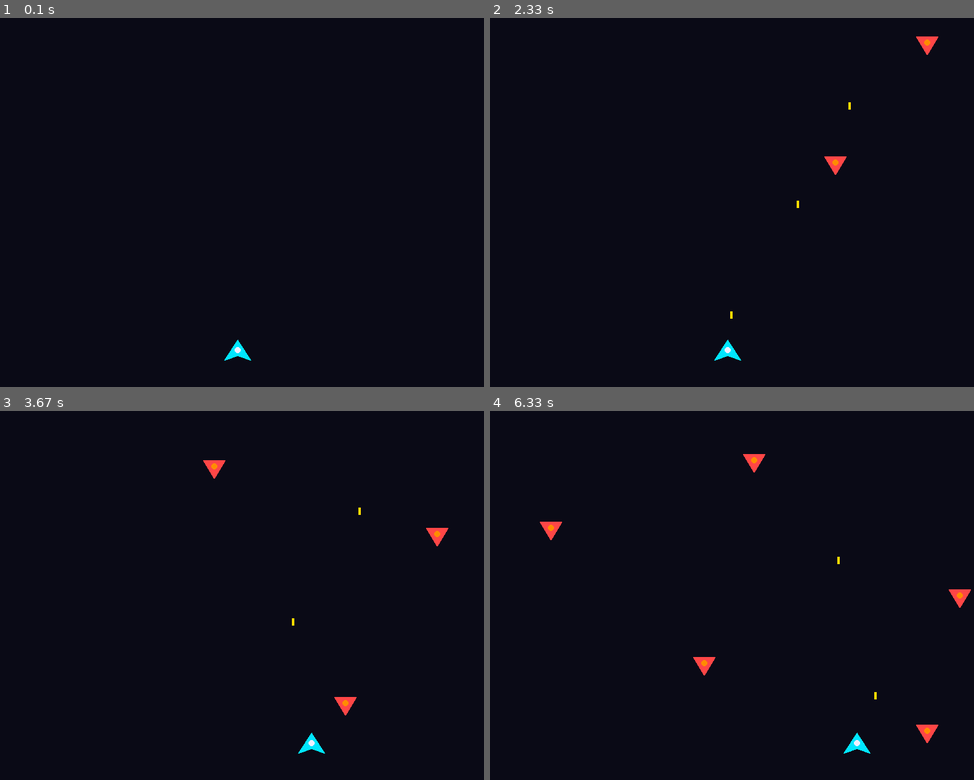
Above: before the commit, frames 1-4 (two rows, left to right).
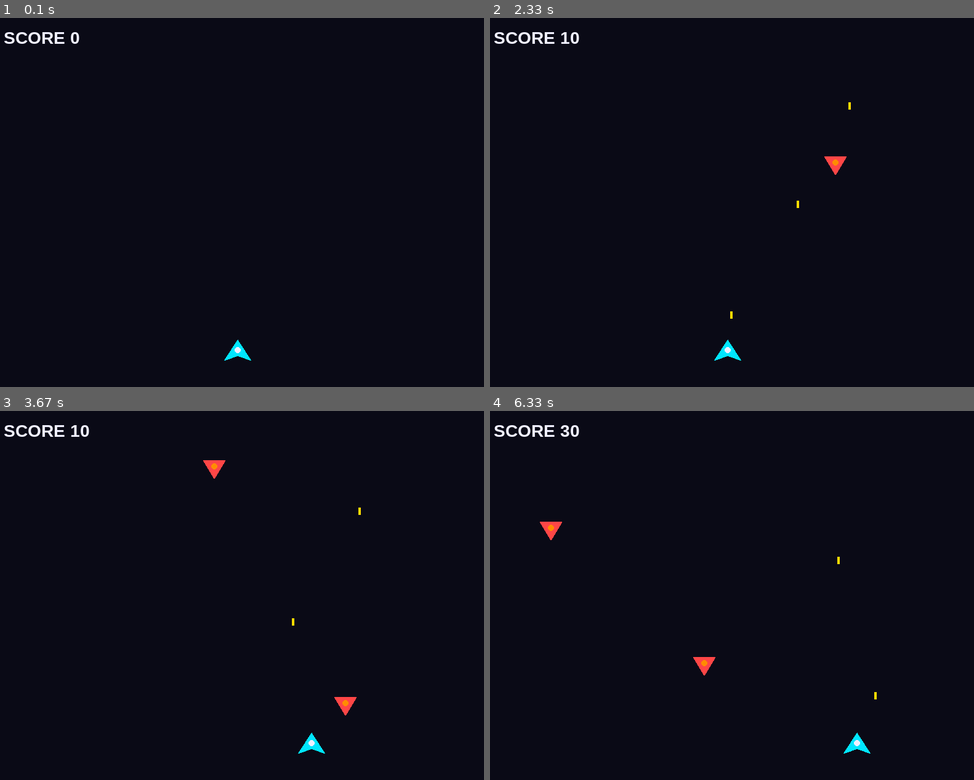
Above: after the commit, the same moments.

Repository: Folombas/PyGame2026
Game: pygame game, started from BunnyProtocol/moscowgame/main.py
Two runs of this game, one before a commit and one after it. Both use one fixed random seed, a clock stepped at 60 frames per second and the inputs below.
Inputs:
- Up to frame 1 (0.1 s): no input
- Up to frame 2 (2.33 s): hold Right 0.33-0.8 s; hold Right 0.83-1.3 s; tap Space at 0.9, 1.2, 1.4, 1.7, 1.97, 2.27 s; hold Left 1.33-1.87 s; hold Left 1.9-2.3 s
- Up to frame 3 (3.67 s): hold Right 2.33-2.97 s; tap Space at 2.4, 2.7, 3.07, 3.37, 3.57 s; hold Left 3-3.47 s; hold Right from 3.5 s (still down)
- Up to frame 4 (6.33 s): tap Space at 3.87, 4.07, 4.37, 4.57, 4.87, 5.13, 5.43, 5.57, 5.87, 6.23 s; release Right at 3.97 s; hold Right 4-4.47 s; hold Left 4.5-5.03 s; hold Left 5.07-5.47 s; hold Right 5.5-6.13 s; hold Left from 6.17 s (still down)

The runs differ from the first frame. In frame 1, 0.3% of the frame differs, in the area x 0-17%, y 3-7%; in frame 2, 0.4%; in frame 3, 0.4%; in frame 4, 0.7%, in the area x 0-100%, y 3-90%.

Commit message:
feat: collisions and score

Diff:
--- a/BunnyProtocol/moscowgame/game.py
+++ b/BunnyProtocol/moscowgame/game.py
@@ -9,9 +9,11 @@
     def __init__(self, screen):
         self.screen = screen
         self.clock = pygame.time.Clock()
+        self.font = pygame.font.SysFont("arial", 28, bold=True)
         self.player = Player(WIDTH // 2, HEIGHT - 60)
         self.bullets = pygame.sprite.Group()
         self.enemies = pygame.sprite.Group()
+        self.score = 0
         self.last_shot = 0
         self.last_spawn = pygame.time.get_ticks()
 
@@ -47,9 +49,14 @@
         self.bullets.update()
         self.enemies.update()
 
+        for _ in pygame.sprite.groupcollide(self.enemies, self.bullets, True, True):
+            self.score += 10
+
     def draw(self):
         self.screen.fill(BLACK)
         self.bullets.draw(self.screen)
         self.enemies.draw(self.screen)
         self.screen.blit(self.player.image, self.player.rect)
+        hud = self.font.render(f"SCORE {self.score}", True, WHITE)
+        self.screen.blit(hud, (20, 16))
         pygame.display.flip()
